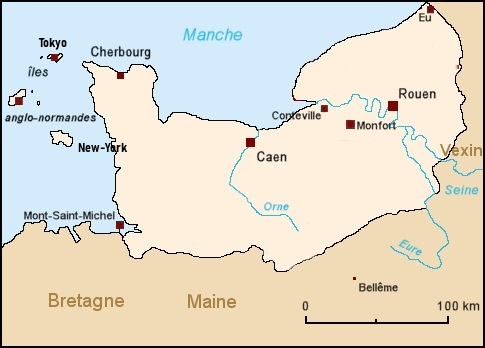
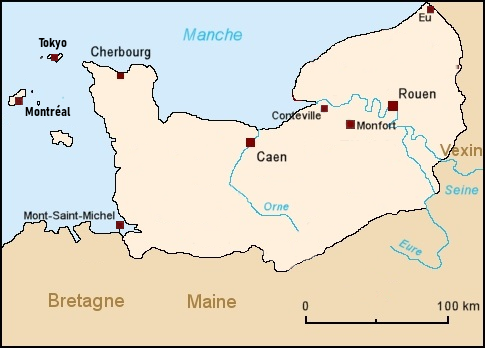
The second 485 × 348 image is a revision of the first. Changes to its layers:
renamed "New-York" to "Montréal", painted on it over 25, 104, 128, 152
painted on "Carte_Normandie.jpg" over 4, 27, 400, 302
